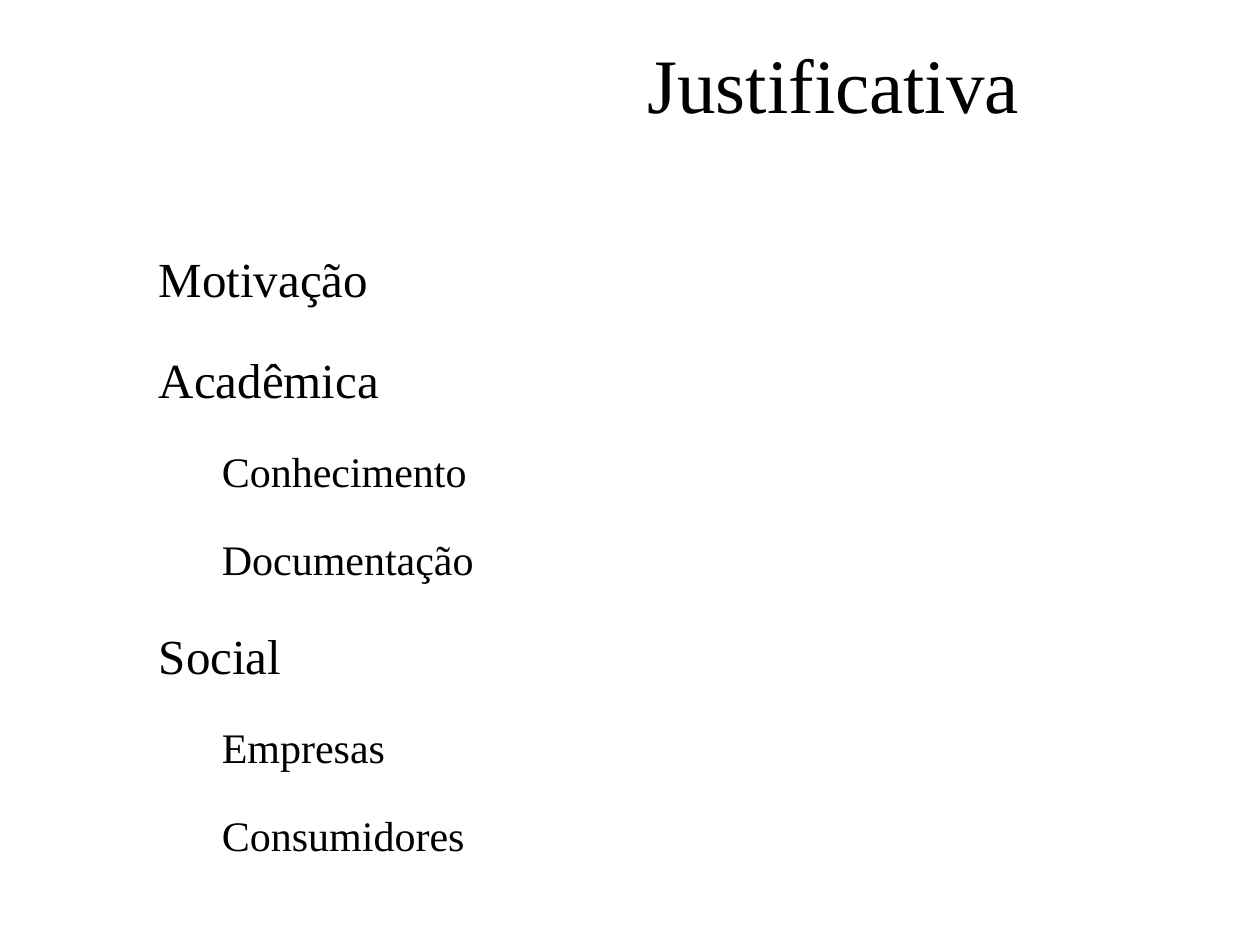
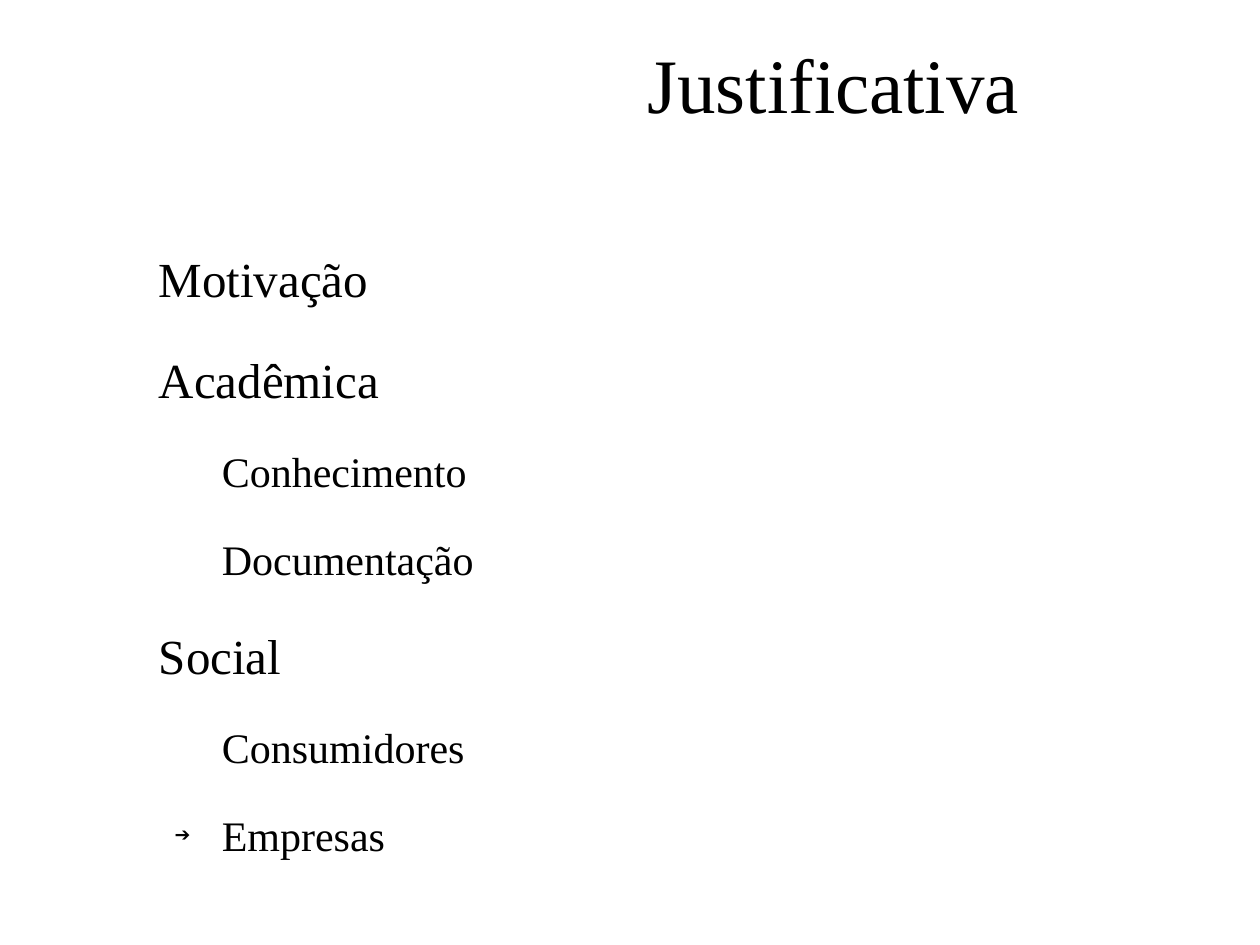
Before and after one commit to feliperodriguesprado/tcc_repository, a slide deck: slide 4 of documents/life_cycle/qualificacao/qualificacao_slides.odp. Drawn at 1260x945 pixels with LibreOffice and Linux fonts; fonts in the diff are those of the drawing; background and template pictures are left out. Boxes give left, top, right and bottom in pixels: in the first picture for what was removed or moved away, otherwise in the second. Text is boxed around its words. In the diff, an @@ line names an element or a change of style, - is before the commit and + after.

```diff
--- a/documents/life_cycle/qualificacao/qualificacao_slides.odp
+++ b/documents/life_cycle/qualificacao/qualificacao_slides.odp
@@ text at [222, 734, 465, 764]: paragraph added @@
+  ➔ Consumidores
@@ text at [222, 822, 465, 852]: paragraph removed @@
-  ➔ Consumidores
@@ text at [222, 823, 385, 860]: bullet colour #FFFFFF to #000000 @@
```
Also in this commit, not shown: 5 other slides changed, 1 slide added, 1 other file.
